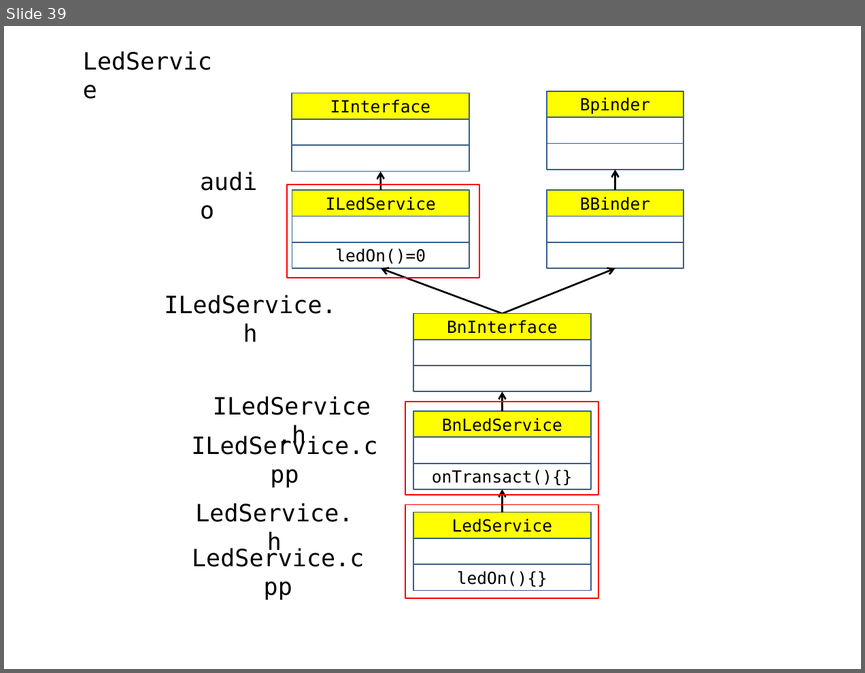
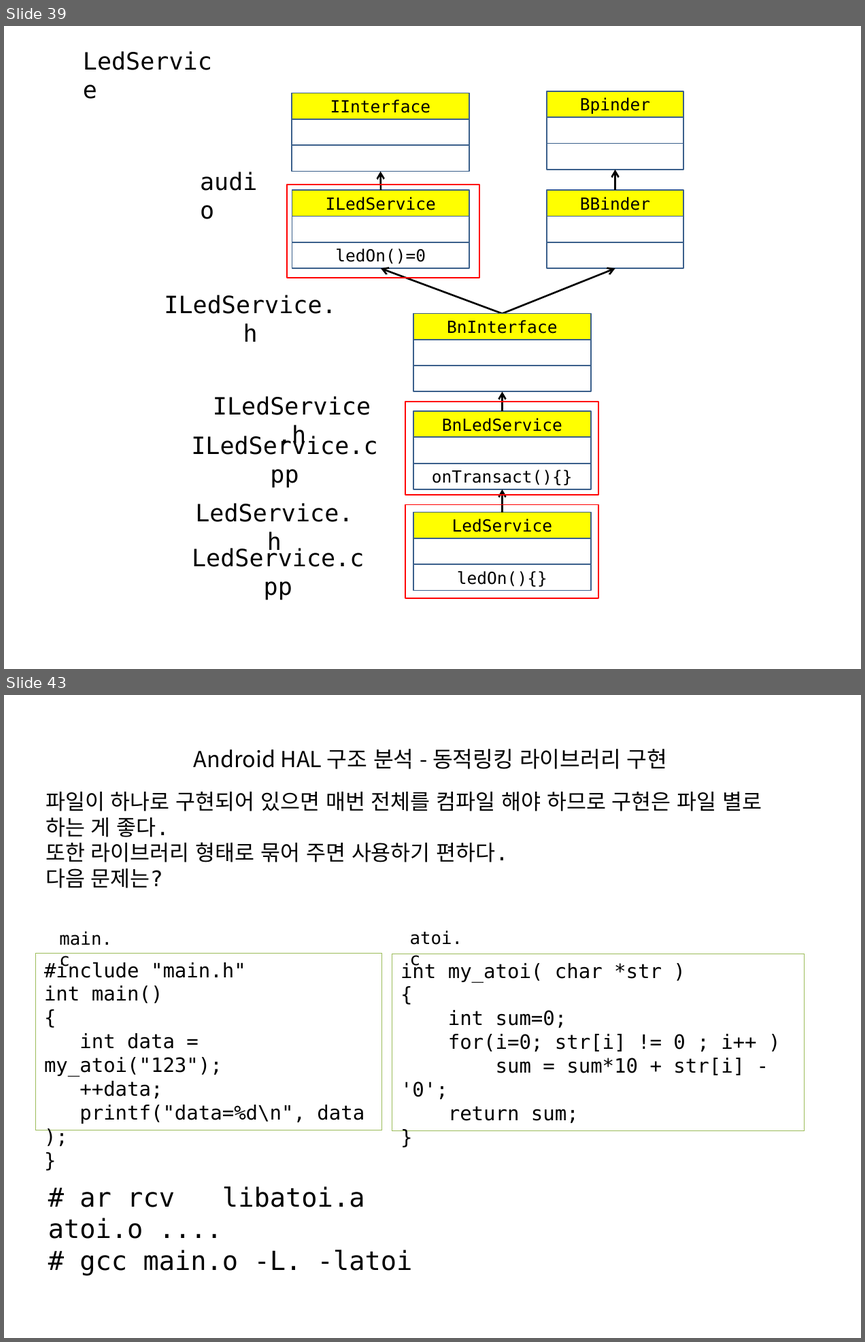
Before and after one commit to imguru-mooc/android-kernel, a slide deck: 05_day.pptx. Shown one above the other, each under a label of ours: slide 39 before the commit, slides 39 and 43 after it; the slides between them are not shown. The pictures are 865x673 and 865x1342 pixels, drawn with LibreOffice and Linux fonts; fonts in the diff are those of the drawing. Boxes give left, top, right and bottom in pixels: in the first picture for what was removed or moved away, otherwise in the second. Text is boxed around its words. In the diff, an @@ line names an element or a change of style, - is before the commit and + after.

```diff
--- a/05_day.pptx
+++ b/05_day.pptx
@@ slide 43 added at <box>4,695,861,1338</box>, background #FFFFFF @@
@@ title added at <box>194,749,668,769</box>, 18.5 pt, text #000000 @@
+Android HAL 구조 분석 - 동적링킹 라이브러리 구현
@@ text added at <box>45,792,762,888</box>, 18 pt, text #000000 @@
+파일이 하나로 구현되어 있으면 매번 전체를 컴파일 해야 하므로 구현은 파일 별로
+하는 게 좋다.
+또한 라이브러리 형태로 묶어 주면 사용하기 편하다.
+다음 문제는?
@@ text added at <box>59,931,112,969</box>, 14.8 pt, text #000000 @@
+main.c
@@ text added at <box>410,930,463,968</box>, 14.8 pt, text #000000 @@
+atoi.c
@@ rectangle added at <box>36,953,382,1130</box>, outline #9BBB59 0.75 pt, 16.6 pt, text #000000 @@
+#include "main.h"
+int main()
+{
+int data = my_atoi("123");
+++data;
+printf("data=%d\n", data );
+}
@@ rectangle added at <box>392,954,804,1130</box>, outline #9BBB59 0.75 pt, 16.6 pt, text #000000 @@
+int my_atoi( char *str )
+{
+int sum=0;
+for(i=0; str[i] != 0 ; i++ )
+sum = sum*10 + str[i] - '0';
+return sum;
+}
@@ text added at <box>48,1186,413,1275</box>, 22.1 pt, text #000000 @@
+# ar rcv libatoi.a atoi.o ....
+# gcc main.o -L. -latoi
```
Also in this commit, not shown: 26 other slides added, 14 other files.
